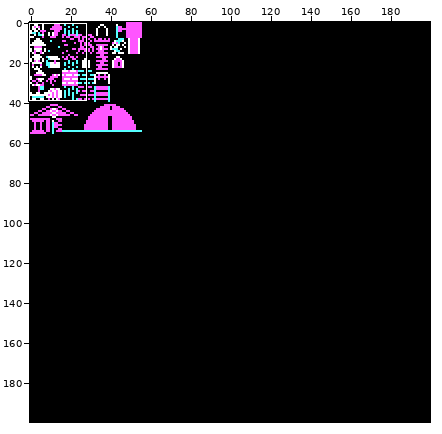
A pixel-art file gets an edit: sprites.aseprite. Above, an overview of the earlier version with the close-up marked.
Close-up. First the earlier version:
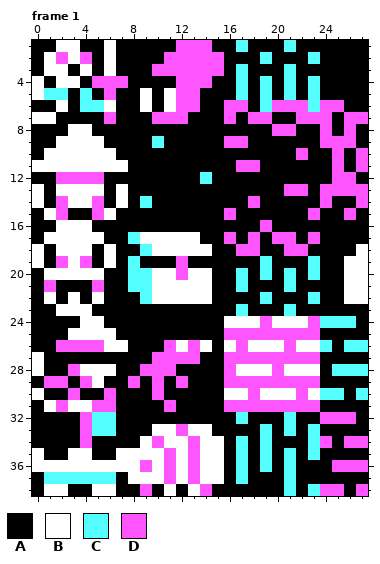
200x200 pixels, 7 frames. Shown: frame 1: x 0..27, y 1..38.
Visible layers, top first: "Layer 1", "Background".
Palette (. is transparent): A #000000  B #ffffff  C #55ffff  D #ff55ff
Pixels before, frame 1, first column x 0:
 1 AABBAABAAAAADDDAACAAACAAAAAA
 2 ABDBDABAAAADDDDDAAACAAACAAAA
 3 ABBABABAAADDDDDDACAAACAAAAAA
 4 BABBADDDAAAADDDAACACACACAAAA
 5 BCCACADAABABDDAAACACACACAAAA
 6 AABACCBAABABDDAADDACDDDCDDAA
 7 BBAAAADAAADDDAAADADDAADDDADD
 8 AAABBAAAAAAAAAAAAAAADDAADADA
 9 AABBBBAAAACAAAAADDAAAAAADDDA
10 ABBBBBBAAAAAAAAAAAAAAADAADAD
11 BBBBBBBBAAAAAAAAADDAAAAAADAD
12 AADDDDAAAAAAAACAAAAAAAAAADDA
13 BABBBBABAAAAAAAAAAAAADDADDDD
14 BADBBDABACAAAAAAAADAAAAADAAD
15 ABDAADBAAAAAAAAADAAAAAADAADA
16 AABBBAAAAAAAAAAAAAADAAAAAAAA
17 ABBBBBAACBBBBBAADADADDADAAAA
18 BABBBABAACBBBBBAADDAADDAAAAB
19 BADBDABACAAADAAAAAACAAACAABB
20 ABBBBBAACCBBDBBAACACACACAABB
21 ADAAADAACCBBBBBAACAAACAAAABB
22 ABABABAAACBBBBBAAAACAAACAABB
23 AABBBAAAAAAAAAAAACAAACAAAAAA
24 AAAABBAAAAAAAAAABBBDBBBDCCCA
25 AAABBBBAAAAAAAAADDDDDDDDAAAA
26 AADDDDBBAAADBDBABDBBBDBBCACC
27 BAAAAAAAAADDDDAADDDDDDDDAAAA
28 BAADBBBAADDDAAAADBBBDBBBACCC
29 ADDADBAADADADAAADDDDDDDDAAAA
30 BAADAADAAADAAAAABBDBBBDBCCAC
31 ABDBBDDAAAADAAAADDDDDDDDAAAA
32 AAAADCCAAAAAAAAAACAAACAADDDA
33 AAAADCCAAABBDBBAAAACACACAAAA
34 AAAADAAAABDBBDBBACACAAACDADD
35 BAABBAABBBBDBDBBACACACACAAAA
36 BBBBBBBBBDBDBDBBACACACAAADDD
37 ACCCCCCABBBDBDBBACAAACAAAAAA
38 ABBAABBAADABABDAAAAAACACDDAD
After the commit:
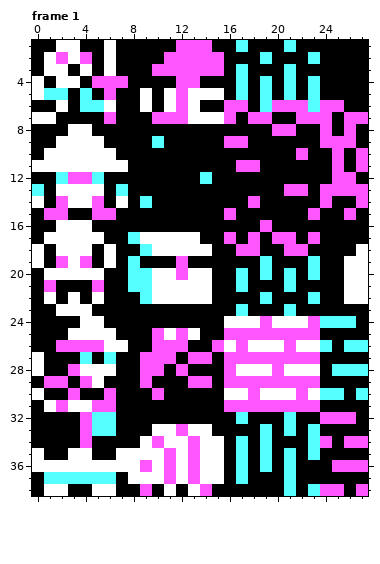
Edits made:
{"where": "frame 1, layer \"Layer 1\""}
{"frame":1,"y":4,"x":14,"old":"D","new":"A"}
{"frame":1,"y":5,"x":13,"old":"DAA","new":"BBB"}
{"frame":1,"y":6,"x":13,"old":"D","new":"B"}
{"frame":1,"y":7,"x":13,"old":"AAA","new":"BBB"}
{"frame":1,"y":12,"x":2,"old":"D","new":"C"}
{"frame":1,"y":12,"x":5,"old":"D","new":"C"}
{"frame":1,"y":13,"x":0,"old":"B","new":"C"}
{"frame":1,"y":13,"x":7,"old":"B","new":"C"}
{"frame":1,"y":15,"x":1,"old":"B","new":"D"}
{"frame":1,"y":15,"x":6,"old":"B","new":"D"}
{"frame":1,"y":25,"x":10,"old":"AAAA","new":"DBDB"}
{"frame":1,"y":26,"x":10,"old":"A","new":"D"}
{"frame":1,"y":26,"x":12,"old":"BDBA","new":"DAAD"}
{"frame":1,"y":27,"x":4,"old":"A","new":"C"}
{"frame":1,"y":27,"x":6,"old":"A","new":"C"}
{"frame":1,"y":27,"x":9,"old":"A","new":"D"}
{"frame":1,"y":27,"x":12,"old":"D","new":"A"}
{"frame":1,"y":27,"x":14,"old":"A","new":"D"}
{"frame":1,"y":28,"x":11,"old":"DA","new":"AD"}
{"frame":1,"y":29,"x":8,"old":"DAD","new":"ADA"}
{"frame":1,"y":29,"x":12,"old":"DAA","new":"ADD"}
{"frame":1,"y":31,"x":11,"old":"D","new":"A"}
